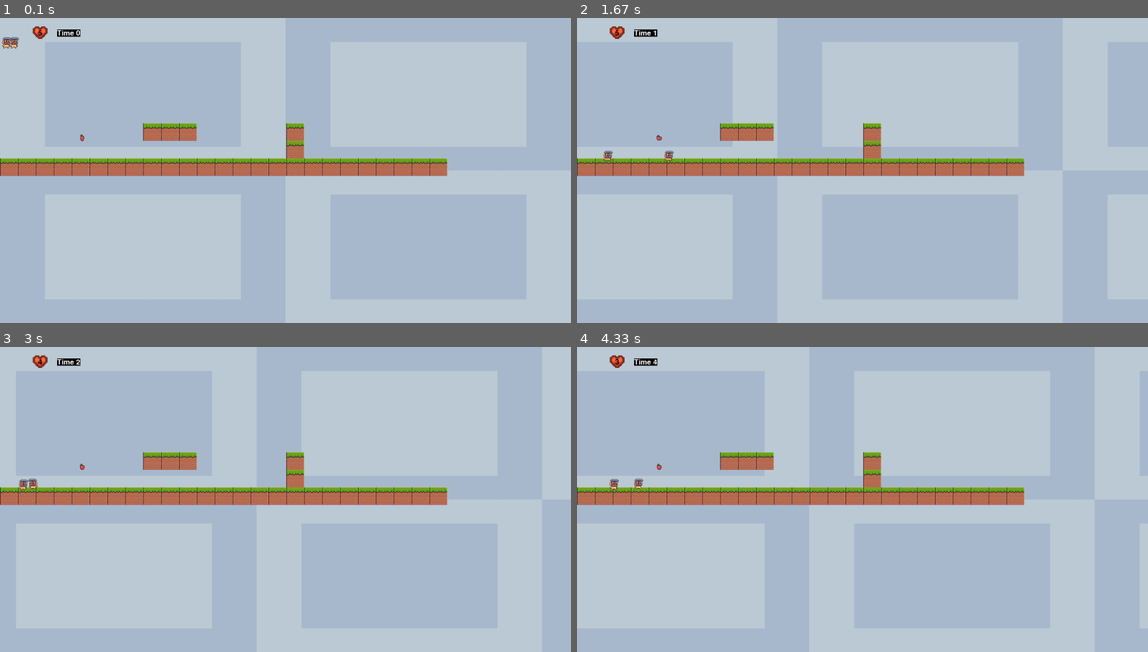
Above: before the commit, frames 1-4 (two rows, left to right).
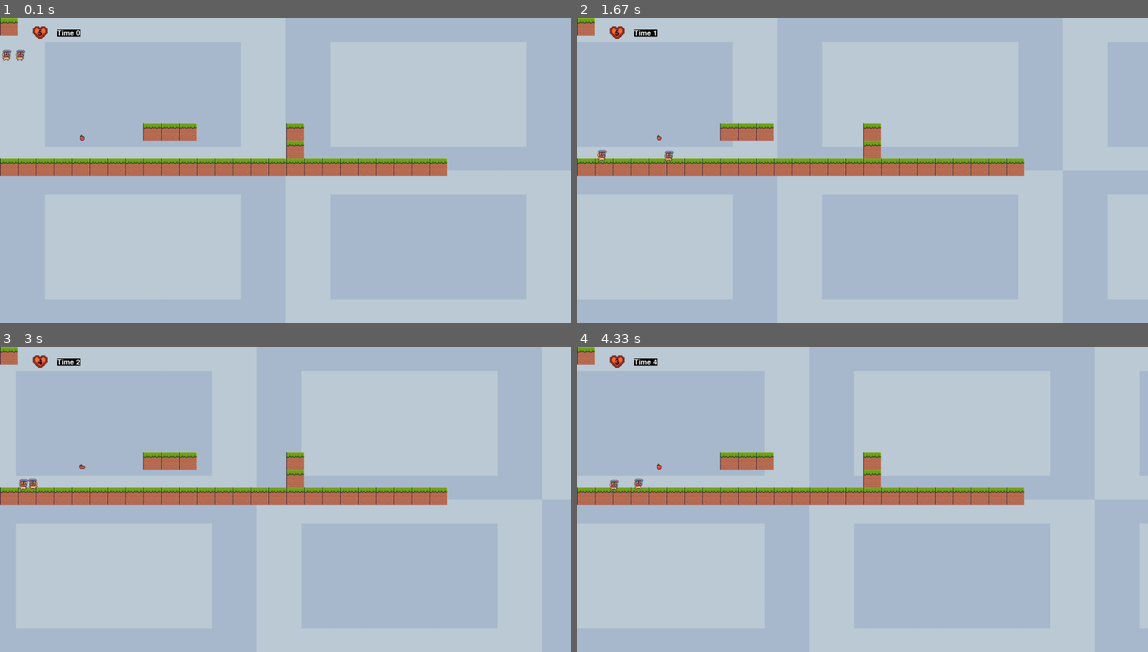
Above: after the commit, the same moments.

Repository: Maxizx/patricioBallesteros-pygame-tp-final
Game: pygame game, started from main.py
The game is run twice, just before and just after one commit, with the same random seed, the same clock (stepped at 60 frames per second) and the same inputs.
Inputs:
- Up to frame 1 (0.1 s): no input
- Up to frame 2 (1.67 s): hold Right 0.33-0.8 s; hold Up 0.83-1.13 s; hold Right 1.17-1.63 s
- Up to frame 3 (3 s): hold Left 1.67-2.2 s; hold Down 2.23-2.53 s; tap I at 2.57 s; hold Left from 2.9 s (still down)
- Up to frame 4 (4.33 s): release Left at 3.3 s; hold Up 3.33-3.7 s; hold Right from 3.73 s (still down)

The runs differ from the first frame. In frame 1, 0.4% of the frame differs, in the area x 0-15%, y 0-41%; in frame 2, 0.3%; in frame 3, 0.2%; in frame 4, 0.2%.

Commit message:
fix method run in class GAME

Diff:
--- a/enemigo.py
+++ b/enemigo.py
@@ -15,7 +15,6 @@
         # self.jump_r = Auxiliar.getSurfaceFromSpriteSheet("images/caracters/stink/jump.png", 33, 1, False, 2)
         # self.jump_l = Auxiliar.getSurfaceFromSpriteSheet("images/caracters/stink/jump.png", 33, 1, True, 2)
         self.frame = 0
-
         self.move_x = x
         self.move_y = y
         self.speed_walk = speed_walk
@@ -33,7 +32,6 @@
         if izquierda == True:
             # Enemy.control("WALK_L")
             self.move_x = -self.speed_walk
-
         else:
             # Enemy.control("WALK_R")
             self.move_x = self.speed_walk
@@ -87,7 +85,6 @@
                 self.caminar_direccion(False)
 
 
-
     def draw(self, screen):
         self.image = self.animation[self.frame]
         screen.blit(self.image, self.rect)
--- a/game.py
+++ b/game.py
@@ -7,10 +7,8 @@
 
 #ROTO#ROTO#ROTO#ROTO#ROTO#ROTO#ROTO#ROTO#ROTO#ROTO#ROTO#ROTO#ROTO#ROTO#ROTO#ROTO#ROTO
 
-screen = pg.display.set_mode((ANCHO_VENTANA, ALTO_VENTANA))
 
-pg.init()
-clock = pg.time.Clock()
+
 
 # class Game():
 #     def __init__(self) -> None:
@@ -35,36 +33,34 @@
 
 class GameManager:
     def __init__(self):
+        pg.font.init()
         pg.init()
-        pg.font.init()
         pg.display.set_caption("Island Adventure")
         self.screen_width = ANCHO_VENTANA
         self.screen_height = ALTO_VENTANA
         self.screen = pg.display.set_mode((self.screen_width, self.screen_height))
         self.clock = pg.time.Clock()
         self.frame_rate = FPS
-        self.player = Player(self.screen, 3.5)
         self.debug = False
         self.win = False
         self.win_level = False
-        self.musica_de_fondo = audio("self.musica_de_fondo",repetir=-1)
+        self.musica_de_fondo = audio("musica_de_fondo",repetir=-1)
         self.fuente = pg.font.SysFont("images/UI/Font/kenvector_future_thin.ttf",30)
         self.fuente_1 = pg.font.SysFont("images/UI/Font/kenvector_future_thin.ttf",29)
         self.imagen_fondo = Auxiliar.load_image_and_scale("images/locations/fondos/Purple.png",ANCHO_VENTANA,ALTO_VENTANA)
         self.imagen_fondo2 = Auxiliar.load_image_and_scale("images/locations/fondos/Blue.png",ANCHO_VENTANA,ALTO_VENTANA)
         self.vidas = Auxiliar.load_image_and_scale("images/corazo.png",50,50)
+        self.player_1 = Player(config_player)
+        self.enemigo_1= Enemy(0, 0, 4, 8, 8, 16)
+        self.fruta_1 = Frutas(200,300)
+
 
 
     def run(self):
         """
         Ejecuta el bucle principal del juego.
         """
-        player_1 = Player(config_player)
-        enemigo_1= Enemy(0, 0, 4, 8, 8, 16)
-        fruta_1 = Frutas(200,300)
-
         while True:
-
             relog = pg.time.get_ticks()//1000
 
             for event in pg.event.get():
@@ -85,51 +81,53 @@
                     self.musica_de_fondo.control_volumen(False)
                     print(f"el volmen actual es de {self.musica_de_fondo.get_volumen_del_audio()}")
 
-                player_1.selector_de_movimiento(lista_teclas_presionadas)
-                enemigo_1.caminar_direccion(True)
+                self.player_1.selector_de_movimiento(lista_teclas_presionadas)
+                self.enemigo_1.caminar_direccion(True)
 
-            # camara_x = -player_1.rect[0] % self.imagen_fondo2.get_rect().width
-            camara_x = -player_1.rect[0] % ANCHO_VENTANA
-            #print(player_1.rect)
+            # camara_x = -self.player_1.rect[0] % self.imagen_fondo2.get_rect().width
+            camara_x = -self.player_1.rect[0] % ANCHO_VENTANA
+            #print(self.player_1.rect)
 
-            #camara_x = -player_1.move_x
-            screen.blit(self.imagen_fondo2, self.imagen_fondo2.get_rect(topleft=(player_1.movimiento_horizontal_de_la_camara(self.imagen_fondo2.get_rect().width),0)))
+            #camara_x = -self.player_1.move_x
+            self.screen.blit(self.imagen_fondo2, self.imagen_fondo2.get_rect(topleft=(self.player_1.movimiento_horizontal_de_la_camara(self.imagen_fondo2.get_rect().width),0)))
             if camara_x < ANCHO_VENTANA:
-                screen.blit(self.imagen_fondo2,(camara_x,0))
+                self.screen.blit(self.imagen_fondo2,(camara_x,0))
 
-            if player_1.lives == 0:
+            if self.player_1.lives == 0:
                 # game_over()
                 print("Game Over")
                 pg.quit()
                 sys.exit()
 
             for muro in muros:
-                player_1.colision_con_objetos(muro)
-                enemigo_1.colision_con_objetos(muro)
-
-            fruta_1.colision_con_fruta(player_1)
-            player_1.colision_con_enemigo(enemigo_1)
+                self.player_1.colision_con_objetos(muro)
+                self.enemigo_1.colision_con_objetos(muro)
 
 
-            dibujar_muros(screen,muros)
-            bloque_de_abajo.draw_bloque(screen)
-            enemigo_1.update()
-            enemigo_1.draw(screen)
-            player_1.update()
-            player_1.draw(screen)
-            fruta_1.update()
-            fruta_1.draw(screen)
+            self.fruta_1.colision_con_fruta(self.player_1)
+            self.player_1.colision_con_enemigo(self.enemigo_1)
+
+
+            dibujar_muros(self.screen,muros)
+            bloque_de_abajo.draw_bloque(self.screen)
+            self.enemigo_1.update()
+            self.enemigo_1.draw(self.screen)
+            self.player_1.update()
+            self.player_1.draw(self.screen)
+            self.fruta_1.update()
+            self.fruta_1.draw(self.screen)
 
             contador = self.fuente_1.render(f"Time {str(relog)}",True,(255,255,255),(0,0,0))
-            contador_vidas = self.fuente_1.render(str(player_1.lives),False,(0,0,0))
-            screen.blit(self.vidas,(80,13))
-            screen.blit(contador_vidas,(100,30))
-            screen.blit(contador,(150,30))
+            contador_vidas = self.fuente_1.render(str(self.player_1.lives),False,(0,0,0))
+            self.screen.blit(self.vidas,(80,13))
+            self.screen.blit(contador_vidas,(100,30))
+            self.screen.blit(contador,(150,30))
 
             # enemigos update
             # player dibujarlo
             # dibujar todo el nivel
 
+
             pg.display.flip()
 
 
--- a/main.py
+++ b/main.py
@@ -1,101 +1,106 @@
-import pygame as pg
-import sys
-from player import Player
-from enemigo import Enemy
-from niveles.plataforma import *
-from botin import Frutas
-from musica import audio
-from auxiliar import Auxiliar
-# from inicio import *
+from game import GameManager
+""" # from inicio import *
 
-pg.font.init()
-screen = pg.display.set_mode((ANCHO_VENTANA, ALTO_VENTANA))
-fuente = pg.font.SysFont("images/UI/Font/kenvector_future_thin.ttf",30)
-fuente_1 = pg.font.SysFont("images/UI/Font/kenvector_future_thin.ttf",29)
-pg.init()
-clock = pg.time.Clock()
+# pg.font.init()
+# screen = pg.display.set_mode((ANCHO_VENTANA, ALTO_VENTANA))
+# fuente = pg.font.SysFont("images/UI/Font/kenvector_future_thin.ttf",30)
+# fuente_1 = pg.font.SysFont("images/UI/Font/kenvector_future_thin.ttf",29)
+# pg.init()
+# clock = pg.time.Clock()
 
-imagen_fondo = Auxiliar.load_image_and_scale("images/locations/fondos/Purple.png",ANCHO_VENTANA,ALTO_VENTANA)
-imagen_fondo2 = Auxiliar.load_image_and_scale("images/locations/fondos/Blue.png",ANCHO_VENTANA,ALTO_VENTANA)
-vidas = Auxiliar.load_image_and_scale("images/corazo.png",50,50)
+# imagen_fondo = Auxiliar.load_image_and_scale("images/locations/fondos/Purple.png",ANCHO_VENTANA,ALTO_VENTANA)
+# imagen_fondo2 = Auxiliar.load_image_and_scale("images/locations/fondos/Blue.png",ANCHO_VENTANA,ALTO_VENTANA)
+# vidas = Auxiliar.load_image_and_scale("images/corazo.png",50,50)
 
 
-#llamado al escenario
-player_1 = Player(config_player)
-enemigo_1= Enemy(0, 0, 4, 8, 8, 16)
-fruta_1 = Frutas(200,300)
+# #llamado al escenario
+# player_1 = Player(config_player)
+# enemigo_1= Enemy(0, 0, 4, 8, 8, 16)
+# fruta_1 = Frutas(200,300)
 
 
-musica_de_fondo = audio("musica_de_fondo",repetir=-1)
+# musica_de_fondo = audio("musica_de_fondo",repetir=-1)
 
-#camara_x = player_1.move_x
-while True:
+# #camara_x = player_1.move_x
+# while True:
 
-    relog = pg.time.get_ticks()//1000
+#     relog = pg.time.get_ticks()//1000
 
-    for event in pg.event.get():
-        if event.type == pg.QUIT:
-            pg.quit()
-            sys.exit()
+#     for event in pg.event.get():
+#         if event.type == pg.QUIT:
+#             pg.quit()
+#             sys.exit()
 
-        # musica_de_fondo.play(-1)
-        musica_de_fondo.reproducir_audio()
-        lista_teclas_presionadas = pg.key.get_pressed()
-        if lista_teclas_presionadas[pg.K_i]:
-            # main_menu()
-            print("sin vidas")
-        if lista_teclas_presionadas[pg.K_UP]:
-            musica_de_fondo.control_volumen(True)
-            print(f"el volmen actual es de {musica_de_fondo.get_volumen_del_audio()}")
-        if lista_teclas_presionadas[pg.K_DOWN]:
-            musica_de_fondo.control_volumen(False)
-            print(f"el volmen actual es de {musica_de_fondo.get_volumen_del_audio()}")
+#         # musica_de_fondo.play(-1)
+#         musica_de_fondo.reproducir_audio()
+#         lista_teclas_presionadas = pg.key.get_pressed()
+#         if lista_teclas_presionadas[pg.K_i]:
+#             # main_menu()
+#             print("sin vidas")
+#         if lista_teclas_presionadas[pg.K_UP]:
+#             musica_de_fondo.control_volumen(True)
+#             print(f"el volmen actual es de {musica_de_fondo.get_volumen_del_audio()}")
+#         if lista_teclas_presionadas[pg.K_DOWN]:
+#             musica_de_fondo.control_volumen(False)
+#             print(f"el volmen actual es de {musica_de_fondo.get_volumen_del_audio()}")
 
 
-        player_1.selector_de_movimiento(lista_teclas_presionadas)
-        enemigo_1.caminar_direccion(True)
+#         player_1.selector_de_movimiento(lista_teclas_presionadas)
+#         enemigo_1.caminar_direccion(True)
 
-    # camara_x = -player_1.rect[0] % imagen_fondo2.get_rect().width
-    camara_x = -player_1.rect[0] % ANCHO_VENTANA
-    #print(player_1.rect)
+#     # camara_x = -player_1.rect[0] % imagen_fondo2.get_rect().width
+#     camara_x = -player_1.rect[0] % ANCHO_VENTANA
+#     #print(player_1.rect)
 
-    #camara_x = -player_1.move_x
-    screen.blit(imagen_fondo2, imagen_fondo2.get_rect(topleft=(player_1.movimiento_horizontal_de_la_camara(imagen_fondo2.get_rect().width),0)))
-    if camara_x < ANCHO_VENTANA:
-        screen.blit(imagen_fondo2,(camara_x,0))
+#     #camara_x = -player_1.move_x
+#     screen.blit(imagen_fondo2, imagen_fondo2.get_rect(topleft=(player_1.movimiento_horizontal_de_la_camara(imagen_fondo2.get_rect().width),0)))
+#     if camara_x < ANCHO_VENTANA:
+#         screen.blit(imagen_fondo2,(camara_x,0))
 
-    if player_1.lives == 0:
-        # game_over()
-        print("Game Over")
-        pg.quit()
-        sys.exit()
+#     if player_1.lives == 0:
+#         # game_over()
+#         print("Game Over")
+#         pg.quit()
+#         sys.exit()
 
-    for muro in muros:
-        player_1.colision_con_objetos(muro)
-        enemigo_1.colision_con_objetos(muro)
+#     for muro in muros:
+#         player_1.colision_con_objetos(muro)
+#         enemigo_1.colision_con_objetos(muro)
 
-    fruta_1.colision_con_fruta(player_1)
-    player_1.colision_con_enemigo(enemigo_1)
+#     fruta_1.colision_con_fruta(player_1)
+#     player_1.colision_con_enemigo(enemigo_1)
 
 
-    dibujar_muros(screen,muros)
-    enemigo_1.update()
-    enemigo_1.draw(screen)
-    player_1.update()
-    player_1.draw(screen)
-    fruta_1.update()
-    fruta_1.draw(screen)
+#     dibujar_muros(screen,muros)
+#     enemigo_1.update()
+#     enemigo_1.draw(screen)
+#     player_1.update()
+#     player_1.draw(screen)
+#     fruta_1.update()
+#     fruta_1.draw(screen)
 
-    contador = fuente_1.render(f"Time {str(relog)}",True,(255,255,255),(0,0,0))
-    contador_vidas = fuente_1.render(str(player_1.lives),False,(0,0,0))
-    screen.blit(vidas,(80,13))
-    screen.blit(contador_vidas,(100,30))
-    screen.blit(contador,(150,30))
+#     contador = fuente_1.render(f"Time {str(relog)}",True,(255,255,255),(0,0,0))
+#     contador_vidas = fuente_1.render(str(player_1.lives),False,(0,0,0))
+#     screen.blit(vidas,(80,13))
+#     screen.blit(contador_vidas,(100,30))
+#     screen.blit(contador,(150,30))
 
-    # enemigos update
-    # player dibujarlo
-    # dibujar todo el nivel
+#     # enemigos update
+#     # player dibujarlo
+#     # dibujar todo el nivel
 
-    pg.display.flip()
+#     pg.display.flip()
 
-    delta_ms = clock.tick(FPS)
+#     delta_ms = clock.tick(FPS)
+
+
+
+# game = GameManager()
+
+# while True:a
+#     game.run
+ """
+
+if __name__ == '__main__':
+    game = GameManager()
+    game.run()
